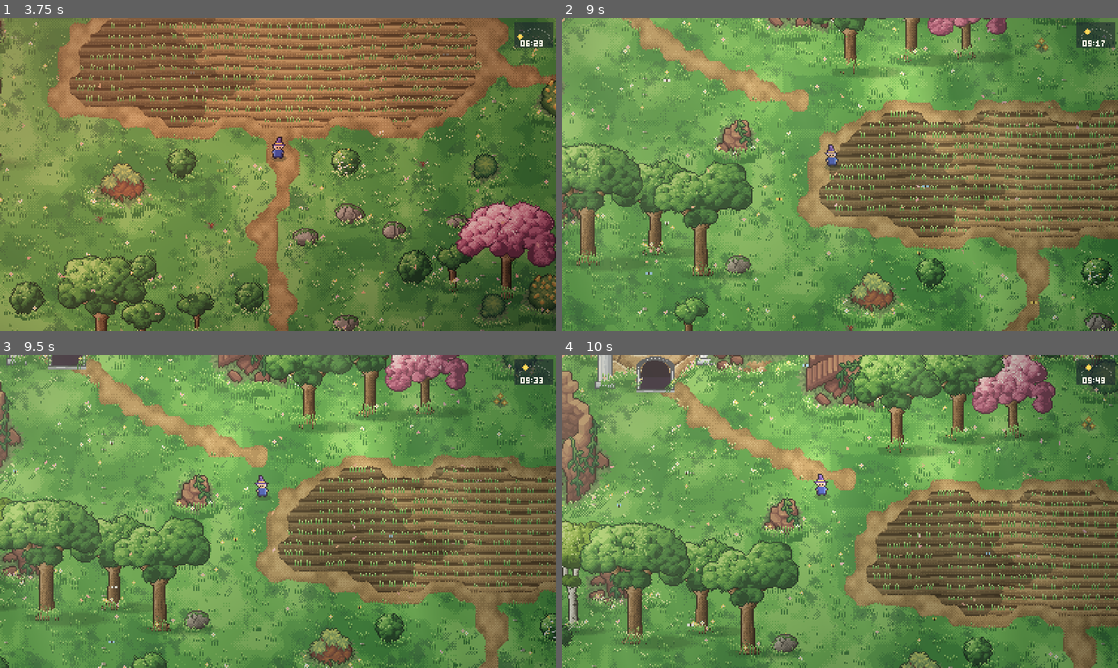
Above: before the commit, frames 1-4 (two rows, left to right).
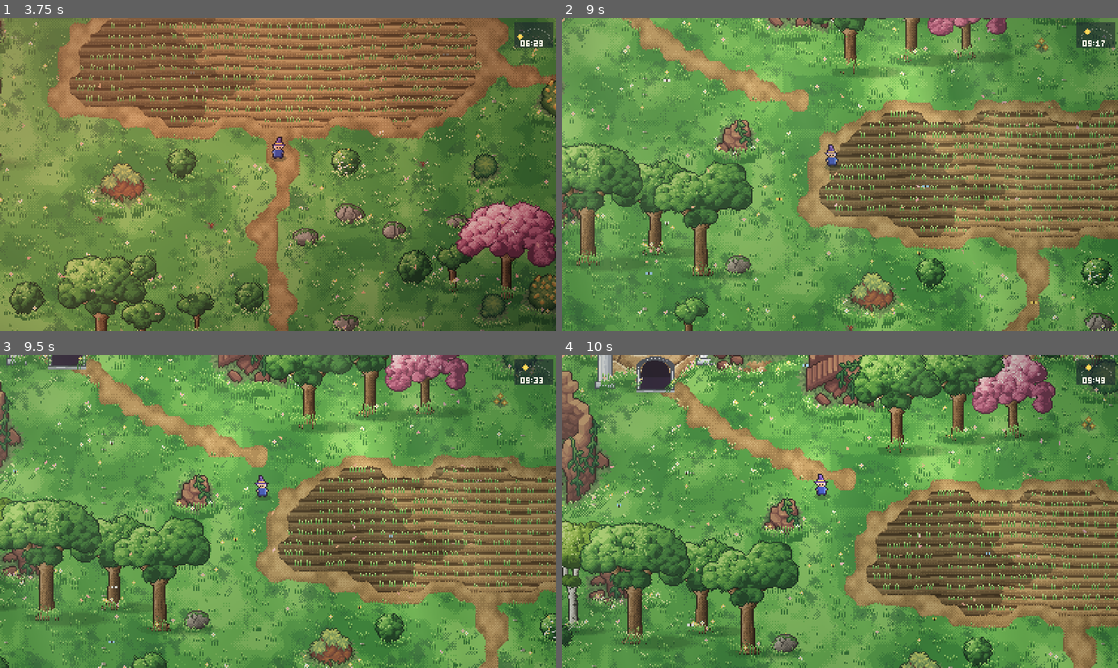
Above: after the commit, the same moments.

Repository: OMEN-2778/Verdelia
Game: Godot game, scene res://scenes/vale_demo.tscn
Same seed, same stepped clock (60 frames per second), same inputs: the game is played once before the commit and once after it.
Inputs:
- Up to frame 1 (3.75 s): no input
- Up to frame 2 (9 s): no input
- Up to frame 3 (9.5 s): no input
- Up to frame 4 (10 s): no input

Frame 1 is identical in both runs. In frame 2, less than 0.1% of the frame differs, in the area x 84-100%, y 76-100%; in frame 3, 1.9%; in frame 4, 5.6%, in the area x 0-100%, y 0-100%.

Commit message:
Keep noon in the scene's own colours, with the odd sunbeam
Noon (about 10:50-13:10) is a neutral plateau: no tint, warm or cool corners,
or sky tint on the water. Around noon the row of shafts gives way to a beam or
two that now and then fades in near the camera, lingers and moves on.

Co-Authored-By: Claude Opus 5.5 <noreply@anthropic.com>
Claude-Session: https://claude.ai/code/session_01Y3QepJTJgk9rCJ93wTDK78

Diff:
--- a/world/fx/day_night.gd
+++ b/world/fx/day_night.gd
@@ -32,7 +32,9 @@
 	[5.6, Color(0.52, 0.45, 0.66), Color(1.0, 0.56, 0.5, 0.28), Color(0.12, 0.1, 0.28, 0.45), 0.74, 0.95, 0.02, Color(1.0, 0.62, 0.55, 0.45), 0.05, 0.06, 0.28, 0.15, Color(0.5, 0.42, 0.66, 0.5)],
 	[6.6, Color(1.0, 0.87, 0.8), Color(1.0, 0.68, 0.48, 0.34), Color(0.18, 0.12, 0.3, 0.38), 0.95, 1.0, 0.0, Color(1.0, 0.72, 0.45, 1.0), 0.65, 0.12, 0.55, 0.55, Color(1.0, 0.66, 0.74, 0.44)],
 	[8.2, Color(1.0, 0.96, 0.9), Color(1.0, 0.88, 0.66, 0.26), Color(0.1, 0.18, 0.3, 0.35), 0.97, 1.0, 0.0, Color(1.0, 0.95, 0.85, 0.9), 1.0, 0.17, 0.9, 0.95, Color(0.55, 0.75, 0.95, 0.2)],
-	[12.0, Color(1.0, 1.0, 0.98), Color(1.0, 0.925, 0.667, 0.2), Color(0.078, 0.196, 0.314, 0.35), 1.0, 1.0, 0.0, Color(1.0, 1.0, 0.95, 0.85), 0.8, 0.17, 1.0, 1.0, Color(0.48, 0.72, 0.95, 0.15)],
+	[10.8, Color(1.0, 1.0, 1.0), Color(1.0, 0.925, 0.667, 0.0), Color(0.078, 0.196, 0.314, 0.0), 1.0, 1.0, 0.0, Color(1.0, 1.0, 0.95, 0.85), 1.0, 0.17, 1.0, 1.0, Color(0.48, 0.72, 0.95, 0.0)],
+	[12.0, Color(1.0, 1.0, 1.0), Color(1.0, 0.925, 0.667, 0.0), Color(0.078, 0.196, 0.314, 0.0), 1.0, 1.0, 0.0, Color(1.0, 1.0, 0.95, 0.85), 1.0, 0.17, 1.0, 1.0, Color(0.48, 0.72, 0.95, 0.0)],
+	[13.2, Color(1.0, 1.0, 1.0), Color(1.0, 0.925, 0.667, 0.0), Color(0.078, 0.196, 0.314, 0.0), 1.0, 1.0, 0.0, Color(1.0, 1.0, 0.95, 0.85), 1.0, 0.17, 1.0, 1.0, Color(0.48, 0.72, 0.95, 0.0)],
 	[15.8, Color(1.0, 0.96, 0.87), Color(1.0, 0.86, 0.58, 0.3), Color(0.1, 0.16, 0.3, 0.36), 1.0, 1.0, 0.0, Color(1.0, 0.92, 0.75, 0.9), 0.9, 0.17, 0.9, 1.0, Color(0.55, 0.74, 0.92, 0.2)],
 	[17.9, Color(1.0, 0.8, 0.62), Color(1.0, 0.6, 0.3, 0.42), Color(0.22, 0.1, 0.26, 0.38), 1.02, 1.02, 0.0, Color(1.0, 0.62, 0.3, 1.0), 0.95, 0.14, 0.65, 0.75, Color(1.0, 0.7, 0.6, 0.46)],
 	[19.0, Color(0.6, 0.56, 0.8), Color(1.0, 0.5, 0.55, 0.3), Color(0.14, 0.08, 0.26, 0.45), 0.84, 0.97, 0.01, Color(1.0, 0.52, 0.48, 0.5), 0.12, 0.08, 0.35, 0.3, Color(0.66, 0.52, 0.8, 0.46)],
@@ -98,6 +100,8 @@
 	RenderingServer.global_shader_parameter_set("day_sky", k[11])
 	if shafts:
 		shafts.modulate.a = k[7]
+		# noon keeps the scene's own colours; instead of a row of shafts, now and then a beam or two
+		shafts.set("sparse", 1.0 - smoothstep(1.2, 2.8, absf(hour - 12.0)))
 		shafts.set("shaft_colour", Color(warm.r, warm.g, warm.b).lerp(Color("#fff1c4"), 0.5))
 		shafts.set("shaft_angle", sun_x * 0.5)
 	if clouds:
--- a/world/fx/sky_light.gd
+++ b/world/fx/sky_light.gd
@@ -7,6 +7,9 @@
 @export var cloud_alpha := 0.17
 @export var shaft_colour := Color("#fff1c4")
 @export var shaft_angle := -0.42  ## radians; DayNight swings it with the sun
+## 0 = the full row of steady shafts; 1 = only now and then one or two beams in view (DayNight
+## uses this around noon)
+@export_range(0.0, 1.0) var sparse := 0.0
 @export var area := Vector2(426, 240)
 @export var cloud_texture: Texture2D
 @export var shaft_texture: Texture2D
@@ -40,8 +43,34 @@
 			draw_texture_rect(cloud_texture, Rect2(c.p - size / 2.0, size), false, Color(1, 1, 1, cloud_alpha))
 		return
 	var t := Wind.now()
-	for s in _shafts:
-		var a: float = 0.07 + 0.045 * sin(t * 0.35 + float(s.ph))
-		draw_set_transform(Vector2(s.x, -80), shaft_angle)
-		draw_texture_rect(shaft_texture, Rect2(-s.w / 2.0, 0, s.w, area.y + 300), false, Color(shaft_colour, a))
+	var steady := 1.0 - sparse
+	if steady > 0.0:
+		for s in _shafts:
+			var a: float = (0.07 + 0.045 * sin(t * 0.35 + float(s.ph))) * steady
+			draw_set_transform(Vector2(s.x, -80), shaft_angle)
+			draw_texture_rect(shaft_texture, Rect2(-s.w / 2.0, 0, s.w, area.y + 300), false, Color(shaft_colour, a))
+	if sparse > 0.0:
+		_draw_occasional_beams(t)
 	draw_set_transform(Vector2.ZERO)
+
+
+## Two beams that take turns: each fades in somewhere in view, lingers, fades out, and after a
+## pause comes back at a new spot.
+func _draw_occasional_beams(t: float) -> void:
+	var cam := get_viewport().get_camera_2d()
+	var view := get_viewport_rect().size
+	var centre := cam.get_screen_center_position() if cam else view / 2.0
+	for k in 2:
+		var period := 17.0 + k * 5.0
+		var ph := t / period + k * 0.47
+		var cycle := floorf(ph)
+		var f := ph - cycle
+		var env := smoothstep(0.0, 0.18, f) * (1.0 - smoothstep(0.42, 0.6, f))  # shines ~half the time
+		if env <= 0.0:
+			continue
+		var h := fposmod(sin(cycle * 12.9898 + k * 78.233) * 43758.5453, 1.0)
+		var x := centre.x - view.x * 0.4 + h * view.x * 0.8
+		var w := 30.0 + fposmod(h * 7.31, 1.0) * 26.0
+		var a := 0.24 * env * sparse
+		draw_set_transform(Vector2(x, centre.y - view.y * 0.5 - 40.0), shaft_angle)
+		draw_texture_rect(shaft_texture, Rect2(-w / 2.0, 0, w, view.y + 120), false, Color(shaft_colour, a))
Binary file changed: docs/art/day-night.png
Binary file added: docs/art/day-noon.png
Not shown, changed: CHANGELOG.md
Not shown, changed: README.md
Not shown, changed: docs/art/day-night.mp4
